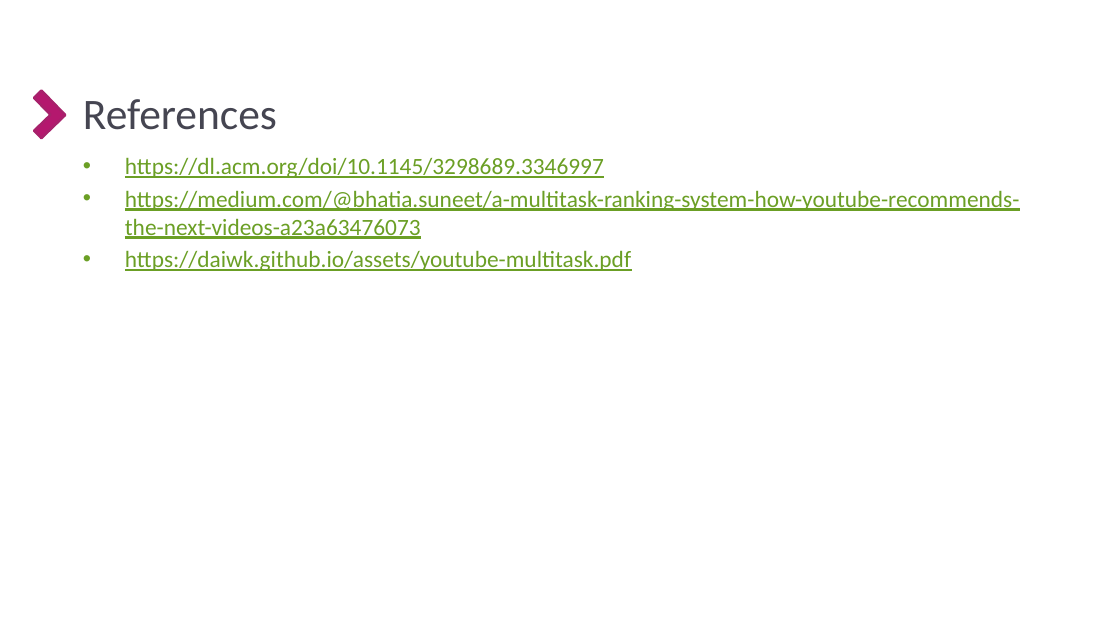
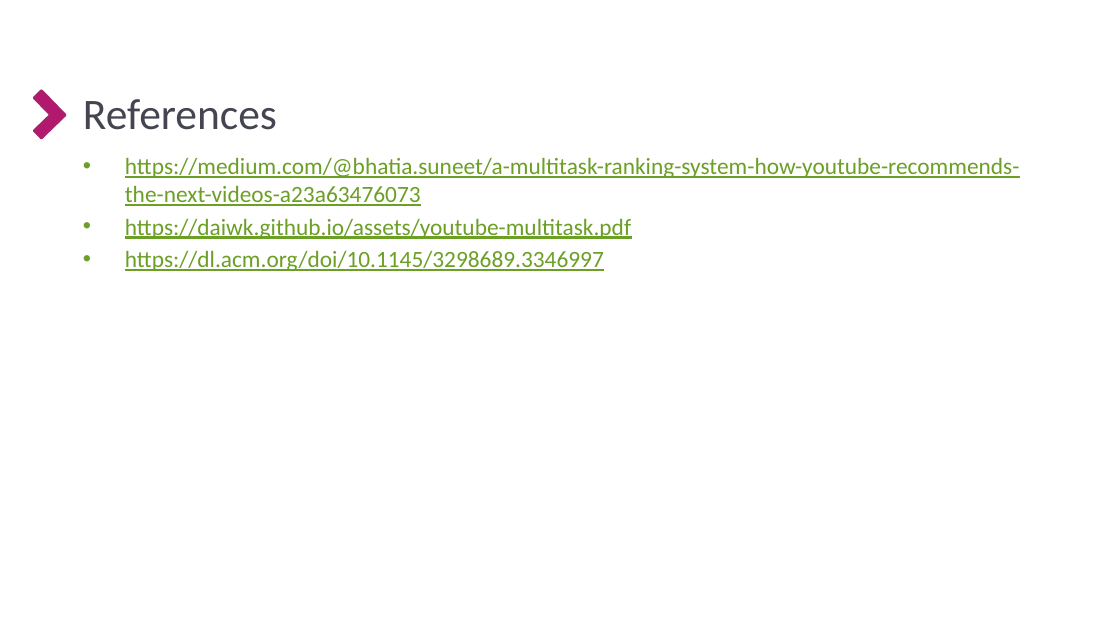
Before and after one commit to GPSV-Project/Recommendation_System, a slide deck: slide 21 of 3- Presentation/Recommendation Engine Project using MMoE.pptx (slide 16 before the commit). Drawn at 1120x630 pixels with LibreOffice and Linux fonts; fonts in the diff are those of the drawing; background and template pictures are left out. Boxes give left, top, right and bottom in pixels: in the first picture for what was removed or moved away, otherwise in the second. Text is boxed around its words. In the diff, an @@ line names an element or a change of style, - is before the commit and + after.

```diff
--- a/3- Presentation/Recommendation Engine Project using MMoE.pptx
+++ b/3- Presentation/Recommendation Engine Project using MMoE.pptx
@@ text at <box>125,157,604,178</box>: paragraph removed @@
-• https://dl.acm.org/doi/10.1145/3298689.3346997
@@ text at <box>125,250,604,271</box>: paragraph added @@
+• https://dl.acm.org/doi/10.1145/3298689.3346997
```
Also in this commit, not shown: 8 other slides changed, 5 slides added, 11 other files.
